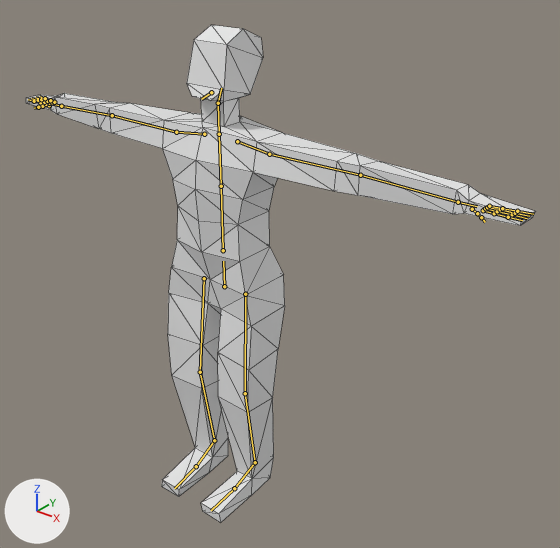
The glTF model models/person.glb, before and after one commit.
The view is the same before and after, from a camera (50 mm lens) standing at (1.97, -2.1, 2.43) and looking at (0.19, 0.13, 1.05). The axes (+X, +Y, +Z) are drawn at lower left. The lights are the same throughout. Both versions are drawn at frame 0 of the action '_Default'; the numbers are the values there. The bones that bend it are drawn over the model as lines. Mesh edges are drawn as thin lines.
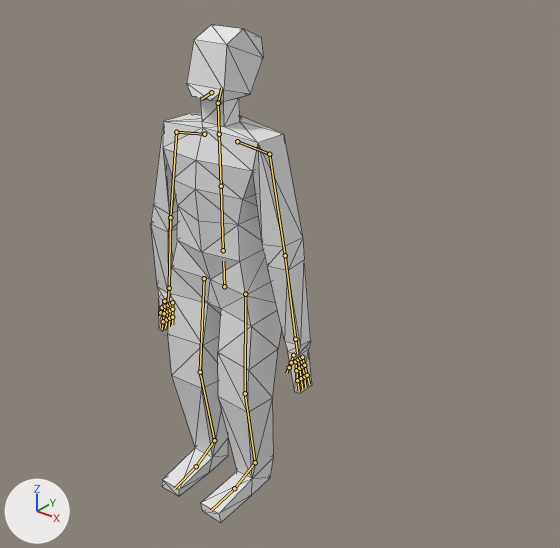
Commit message: Player's arms are by their side

The edits, one by one:
Bone 'UpperArm.L' (bone_upperarm_l) turns from (0, 0, 0) to (-74, 16, 20) degrees about its own x, y and z.
Bone 'UpperArm.R' (bone_upperarm_r) turns from (0, 0, 0) to (-74, -16, -20) degrees about its own x, y and z.

Where the change shows, as pixel boxes (x1, y1, x2, y2) in the pictures (560 x 548 px):
'Cube', posed (68% narrower)
    before: (26, 25, 536, 523)
    after: (151, 25, 312, 523)
bone 'UpperArm.L', root to tip
    before: (269, 154) to (360, 175)
    after: (269, 154) to (285, 255)
bone 'UpperArm.R', root to tip
    before: (176, 132) to (112, 115)
    after: (176, 132) to (170, 217)
